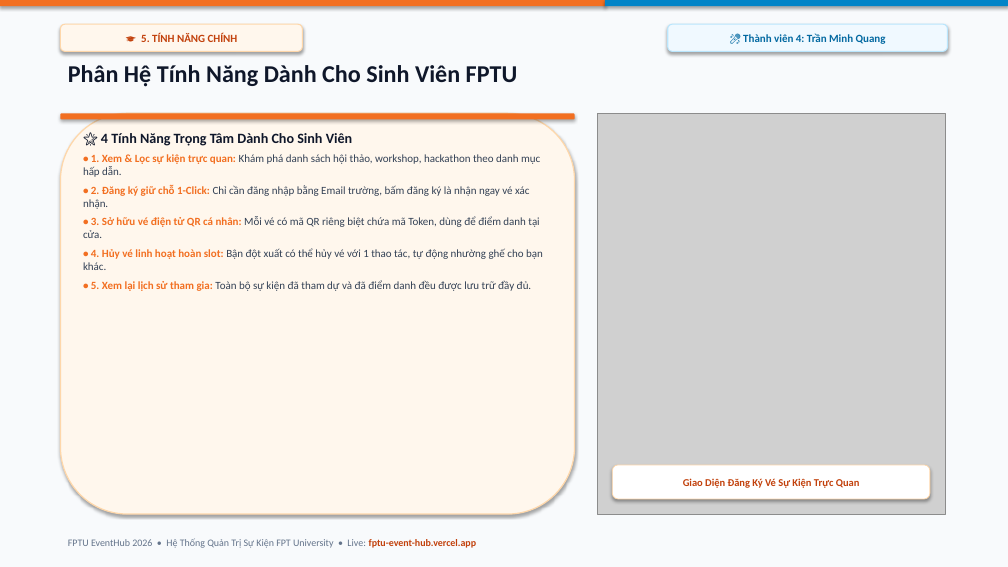
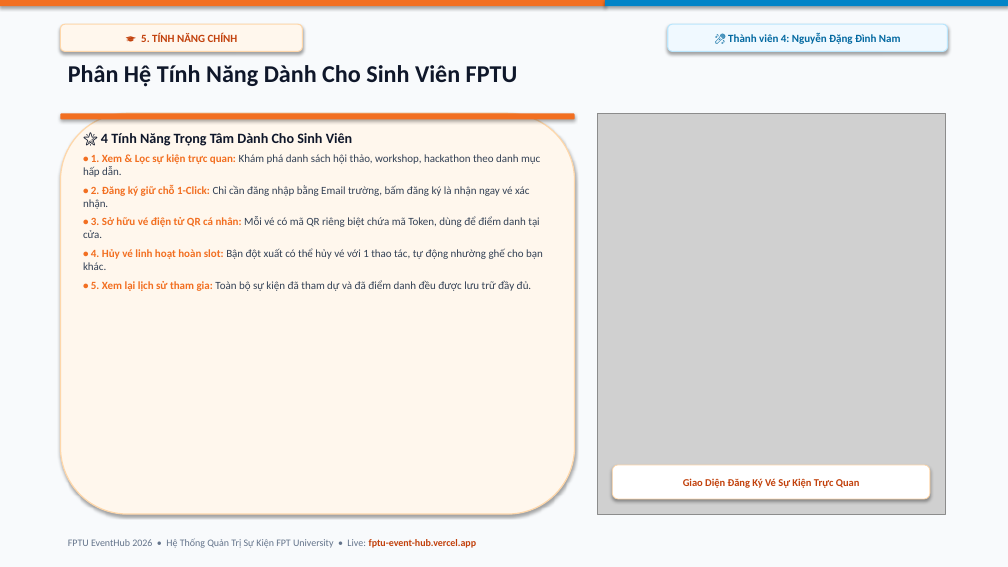
Before and after one commit to CongDung0506/FPTU-EventHub, a slide deck: slide 16 of SLIDE_THUYET_TRINH_FPTU_EVENTHUB.pptx. Drawn at 1008x567 pixels with LibreOffice and Linux fonts; fonts in the diff are those of the drawing; grey boxes stand for pictures. Boxes give left, top, right and bottom in pixels: in the first picture for what was removed or moved away, otherwise in the second. Text is boxed around its words. In the diff, an @@ line names an element or a change of style, - is before the commit and + after.

```diff
--- a/SLIDE_THUYET_TRINH_FPTU_EVENTHUB.pptx
+++ b/SLIDE_THUYET_TRINH_FPTU_EVENTHUB.pptx
@@ text in rounded rectangle at <box>728,33,901,44</box>: text changed @@
-🎤 Thành viên 4: Trần Minh Quang
+🎤 Thành viên 4: Nguyễn Đặng Đình Nam
```
Also in this commit, not shown: 18 other slides changed, 10 other files.
